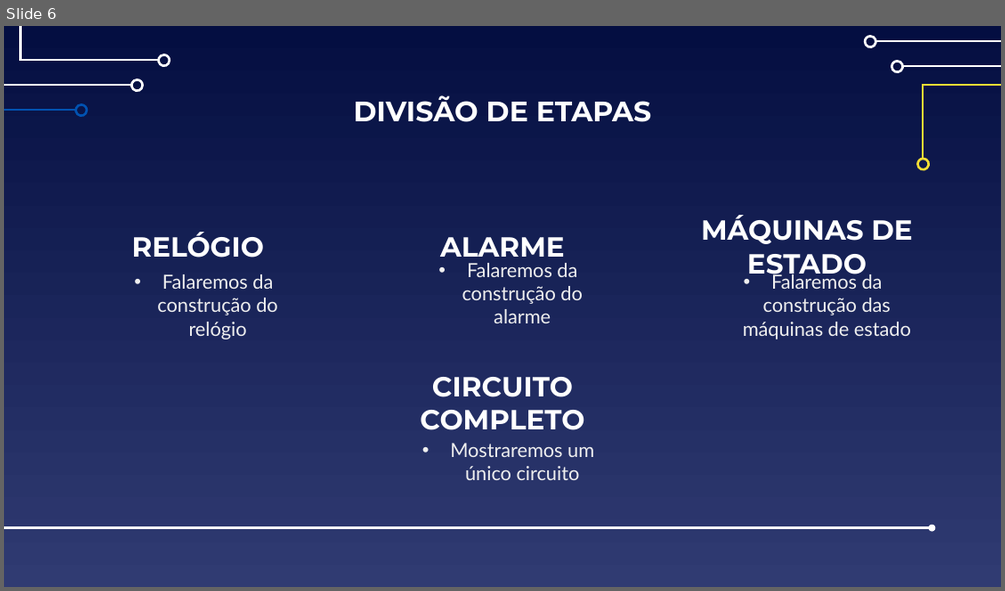
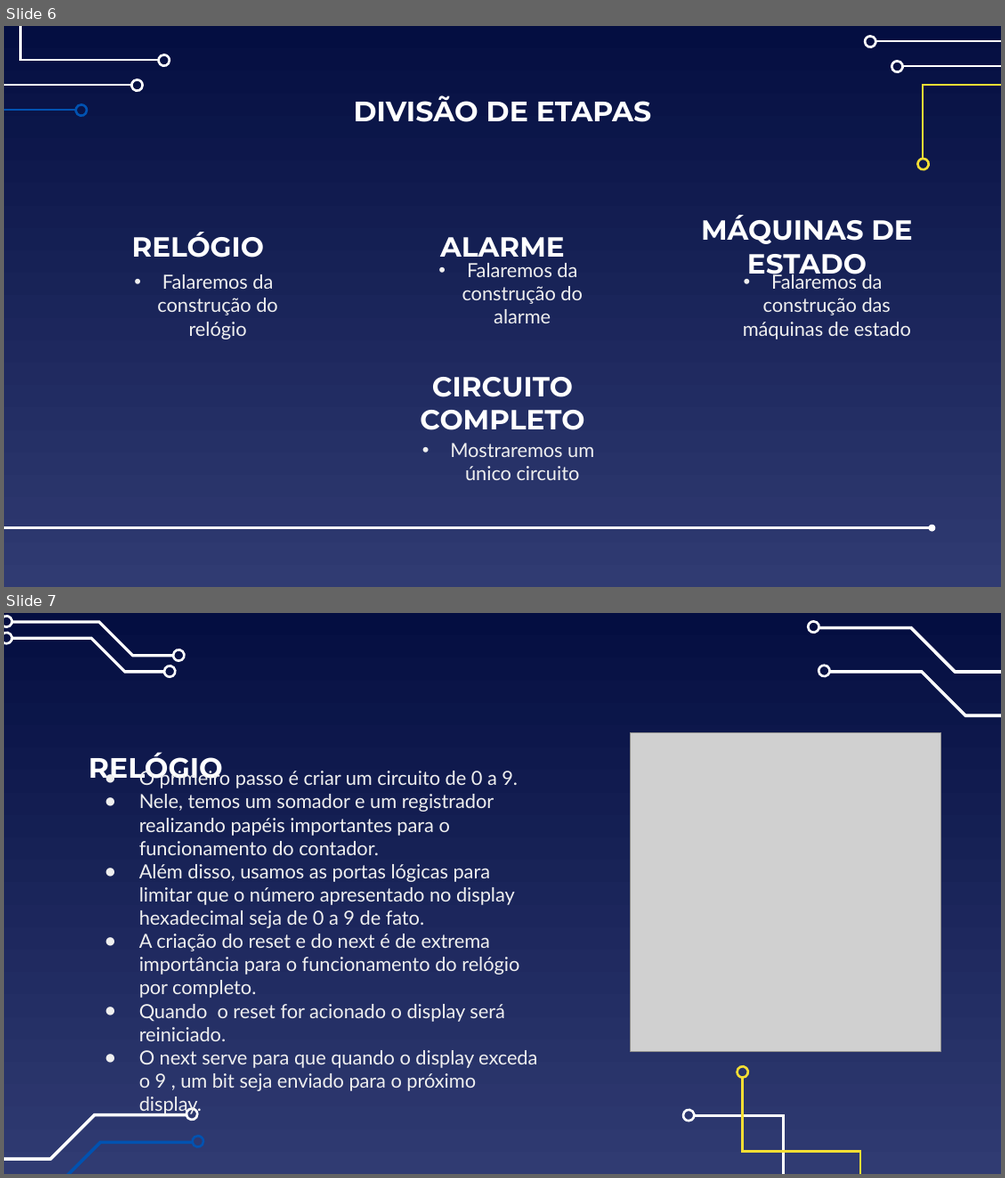
Before and after one commit to IgorTorquatto/Circuitos_Digitais, a slide deck: Trabalho_2_Circuitos_Digitais/TRABALHO.pptx. Shown one above the other, each under a label of ours: slide 6 before the commit, slides 6 and 7 after it. The pictures are 1005x591 and 1005x1178 pixels, drawn with LibreOffice and Linux fonts; fonts in the diff are those of the drawing; grey boxes stand for pictures. Boxes give left, top, right and bottom in pixels: in the first picture for what was removed or moved away, otherwise in the second. Text is boxed around its words. In the diff, an @@ line names an element or a change of style, - is before the commit and + after.

```diff
--- a/Trabalho_2_Circuitos_Digitais/TRABALHO.pptx
+++ b/Trabalho_2_Circuitos_Digitais/TRABALHO.pptx
@@ slide 7 added at [4,613,1001,1174], background gradient #040E41 to #303B72 @@
@@ group added at [4,614,186,676]: 6 freeform shapes @@
@@ freeform shape added at [808,621,821,634], outline #FFFFFF 2.25 pt @@
@@ freeform shape added at [818,626,1001,673], fill #FFFFFF, outline #FFFFFF 0.75 pt @@
@@ freeform shape added at [819,666,832,678], outline #FFFFFF 2.25 pt @@
@@ freeform shape added at [829,671,1001,717], fill #FFFFFF, outline #FFFFFF 0.75 pt @@
@@ picture added at [631,732,942,1051] @@
@@ title added at [89,752,223,785], 27 pt, text #FFFFFF, bold @@
+RELÓGIO
@@ text added at [139,768,537,1115], 18.7 pt, text #EFEFEF @@
+● O primeiro passo é criar um circuito de 0 a 9.
+● Nele, temos um somador e um registrador realizando papéis importantes para o funcionamento do contador.
+● Além disso, usamos as portas lógicas para limitar que o número apresentado no display hexadecimal seja de 0 a 9 de fato.
+● A criação do reset e do next é de extrema importância para o funcionamento do relógio por completo.
+● Quando o reset for acionado o display será reiniciado.
+● O next serve para que quando o display exceda o 9 , um bit seja enviado para o próximo display.
@@ freeform shape added at [736,1064,750,1078], outline #F5DE34 2.25 pt @@
@@ freeform shape added at [742,1078,860,1174], outline #F5DE34 2.25 pt @@
@@ freeform shape added at [4,1113,187,1159], fill #FFFFFF, outline #FFFFFF 0.75 pt @@
@@ freeform shape added at [184,1109,197,1121], outline #FFFFFF 2.25 pt @@
@@ freeform shape added at [683,1108,696,1121], outline #FFFFFF 2.25 pt @@
@@ freeform shape added at [695,1116,784,1174], outline #FFFFFF 2.25 pt @@
@@ freeform shape added at [4,1141,194,1174], fill #0152B1, outline #0152B1 0.75 pt @@
@@ freeform shape added at [190,1135,202,1149], fill #0152B1, outline #0152B1 2.25 pt @@
```
Also in this commit, not shown: 2 other slides added, 1 slide removed, 3 other files.
